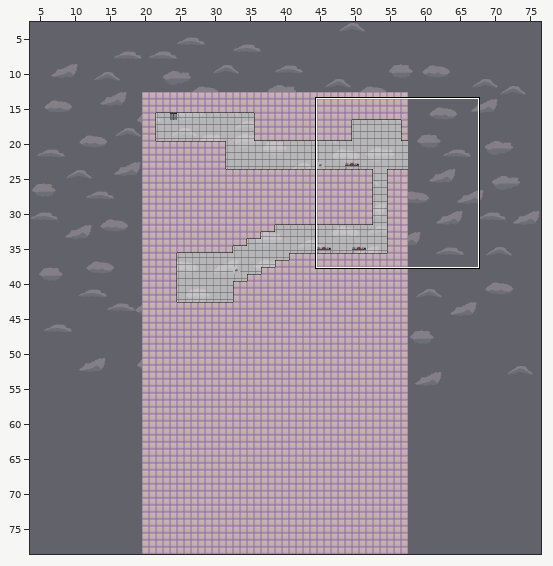
One commit to this Tiled map: Gravity Xscape/Assets/SuperTiled2Unity/Import(GE)/1st_Level.tmx. Above, an overview of the earlier version with the close-up marked.
Close-up. Earlier state:
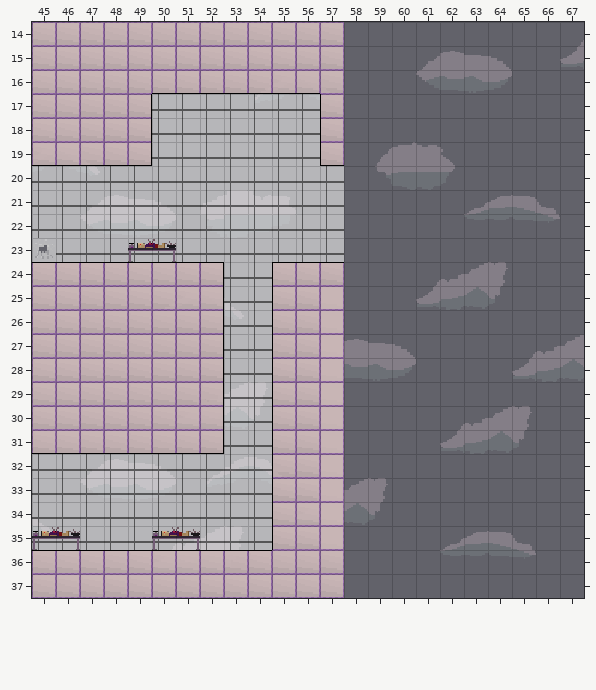
Cells are 16x16 px. Shown: x 45..67, y 14..37.
And afterwards:
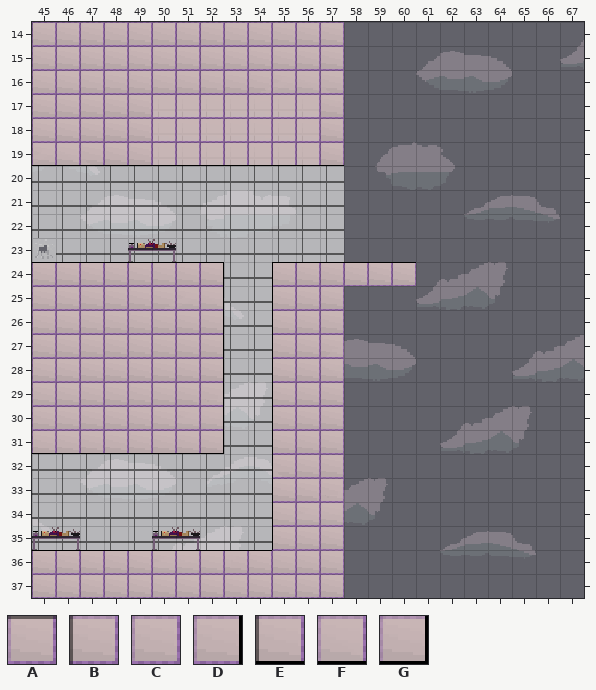
Key: from "Final_Update_1": A 1, B 5, C 6, D 7, E 10, F 11, G 12.
_ is an empty cell.
See-through tiles are keyed as they look on the map.
Edits made:
Layer "Level_Collider_Ground":
y 16: x 50..56 FFFFFFF -> CCCCCCC
y 17..18: x 49..57 D_______B -> CCCCCCCCC
y 19: x 49..57 G_______E -> FFFFFFFFF
y 24: x 58..60 ___ -> AAA
